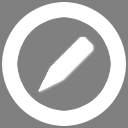
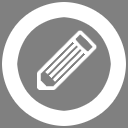
Layers edited between the first and the second (128, 128) image:
added layer "12065629511862768218qubodup_16x16px-capable_black_and_white_icons_12.svg.med.png" above "edit.png" over [37, 30, 97, 90]
hid "edit.png" over [37, 35, 97, 94]
